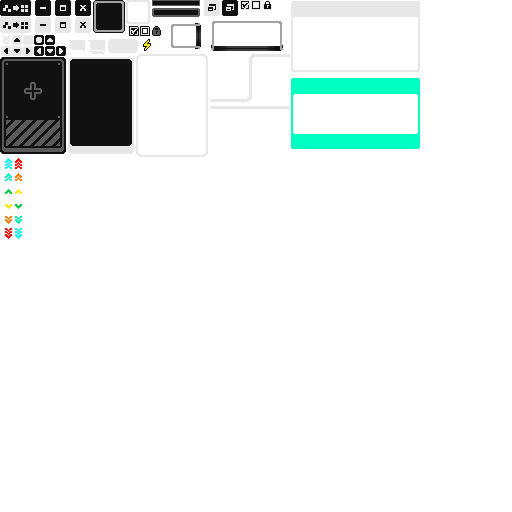
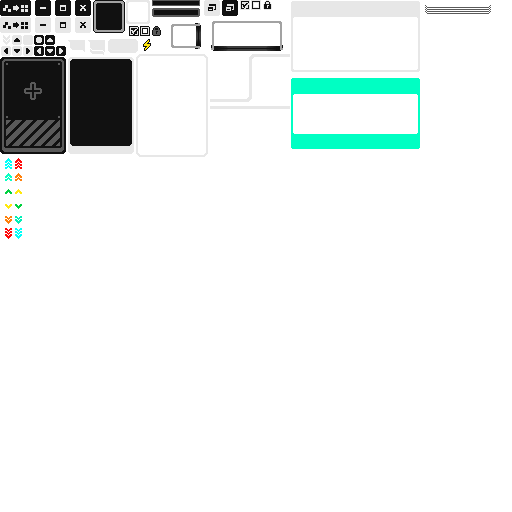
The second 512x512 image is a revision of the first. Changes to its layers:
added layer "图层 733 拷贝" above "图层 23" over [425, 5, 491, 14]
